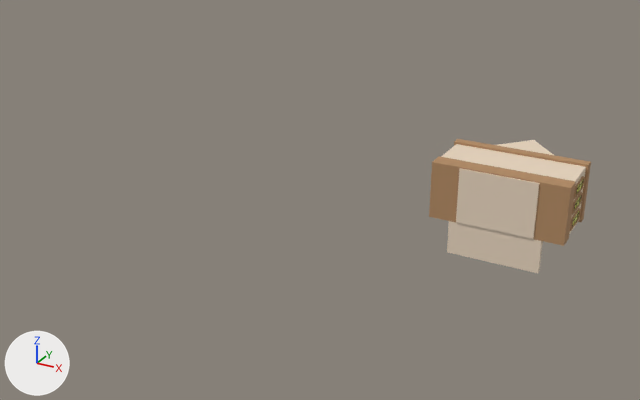
Renders of the FBX model Assets/3D_assets/Batiments/Museum.fbx from each side of a commit.
Both versions are drawn from a 50 mm lens placed at (2.02, -6.79, 3.56), pointed at (-1.72, 0.01, 0.15). Lighting does not change. The marker at lower left points along +X, +Y and +Z. Where no turn or scale is listed for an object, it has been applied to the vertices.
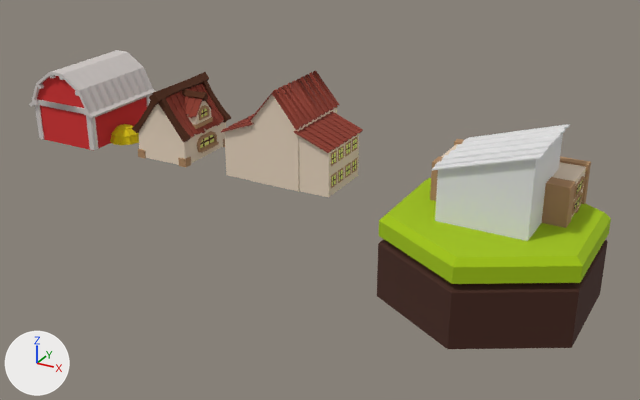
Diff of the bpy script that builds the scene:
```diff
--- a/Assets/3D_assets/Batiments/Museum.fbx.py
+++ b/Assets/3D_assets/Batiments/Museum.fbx.py
@@ me_cube_001 @@
+me_cube_001.from_pydata([(-0.398, -0.398, -0.265), (-0.398, -0.398, 0.265), (-0.398, 0.398, -0.265), (-0.398, 0.398, 0.265), (0.398, -0.398, -0.265), (0.398, -0.398, 0.509), (0.398, 0.398, -0.265), (0.398, 0.398, 0.509)], [], [(0, 1, 3, 2), (2, 3, 7, 6), (6, 7, 5, 4), (4, 5, 1, 0), (2, 6, 4, 0), (7, 3, 1, 5)])
@@ ob_ferme @@
+ob_ferme = bpy.data.objects.new('Ferme', me_cube_002)  # 764 vertices, 679 faces; spans x -0.429..0.633, y -0.501..0.502, z -0.014..0.762; in mat_under_tile (brown #46261b), mat_white_wood (light grey #d4cdca), mat_red_wood (red #d42e2e), mat_foin (yellow #ddc400)
+ob_ferme.location = (-4.454, 0.0, 0.4)
@@ ob_school @@
+ob_school = bpy.data.objects.new('School', me_cube_021)  # 1704 vertices, 1585 faces; spans x -0.574..0.574, y -0.432..0.362, z -0.006..0.915; in mat_home_wall (beige #e7d4be), mat_home_brick (brown #b28a63), mat_under_tile (brown #46261b), mat_window (yellow #e1e770), mat_wood (brown #50270d), mat_home_roof (red #903d2e), mat_clock (white #e7e7e7), mat_clock_spikes (black #232323), mat_panneau_school (picture img_school_png)
+ob_school.location = (-1.961, 0.0, 0.4)
@@ ob_house @@
+ob_house = bpy.data.objects.new('House', me_cube_006)  # 1207 vertices, 1105 faces; spans x -0.332..0.349, y -0.432..0.433, z -0.042..0.704; in mat_home_wall (beige #e7d4be), mat_home_brick (brown #b28a63), mat_window (yellow #e1e770), mat_wood (brown #50270d), mat_home_roof (red #903d2e), mat_door_handle (black #101010)
+ob_house.location = (-3.304, 0.0, 0.4)
@@ ob_plaine @@
+ob_plaine = bpy.data.objects.new('Plaine', me_cylinder)  # 42 vertices, 37 faces; spans x -0.87..0.87, y -1.0..1.0, z -0.8..0.0; in mat_under_tile (brown #46261b), mat_grass_plaine (green #a1c406)
+ob_plaine.location = (0.0, 0.0, 0.4)
@@ ob_cube_001 @@
+ob_cube_001 = bpy.data.objects.new('Cube.001', me_cube_001)
+ob_cube_001.location = (0.0, 0.0, 0.615)
@@ ob_cube_002 @@
+ob_cube_002 = bpy.data.objects.new('Cube.002', me_cube_007)  # 88 vertices, 86 faces; spans x -0.444..0.447, y -0.442..0.442, z -0.153..0.144
+ob_cube_002.location = (-0.001, 0.0, 1.013)
```

Where the change shows, as pixel boxes (x1, y1, x2, y2) in the pictures (640 x 400 px):
'Plaine', added
    after: (377, 178, 611, 349)
    faces in mat_under_tile (brown #46261b): (377, 239, 608, 349)
    faces in mat_grass_plaine (green #a1c406): (379, 178, 611, 284)
'School', added
    after: (221, 71, 363, 198)
    faces in mat_home_wall (beige #e7d4be): (224, 94, 359, 198)
    faces in mat_home_roof (red #8f3d2e): (221, 71, 363, 153)
    faces in mat_home_brick (brown #b28a63): (331, 136, 358, 188)
    faces in mat_window (yellow #e1e770): (332, 139, 357, 186)
'Ferme', added
    after: (29, 50, 156, 150)
    faces in mat_white_wood (light grey #d4cdca): (29, 50, 156, 150)
    faces in mat_red_wood (red #d42e2e): (37, 76, 147, 150)
    faces in mat_foin (yellow #ddc400): (110, 124, 139, 145)
'Cube.001', added
    after: (435, 134, 563, 241)
'House', added
    after: (132, 72, 231, 167)
    faces in mat_home_wall (beige #e7d4be): (139, 100, 226, 165)
    faces in mat_wood (brown #50270d): (132, 72, 231, 147)
    faces in mat_home_roof (red #8f3d2e): (166, 84, 224, 137)
    faces in mat_home_brick (brown #b28a63): (138, 105, 225, 167)
'Cube.002', added
    after: (432, 124, 570, 171)
'Cube', unchanged, covered by the edit
    before: (429, 139, 591, 273)
    after: (430, 139, 591, 228)
